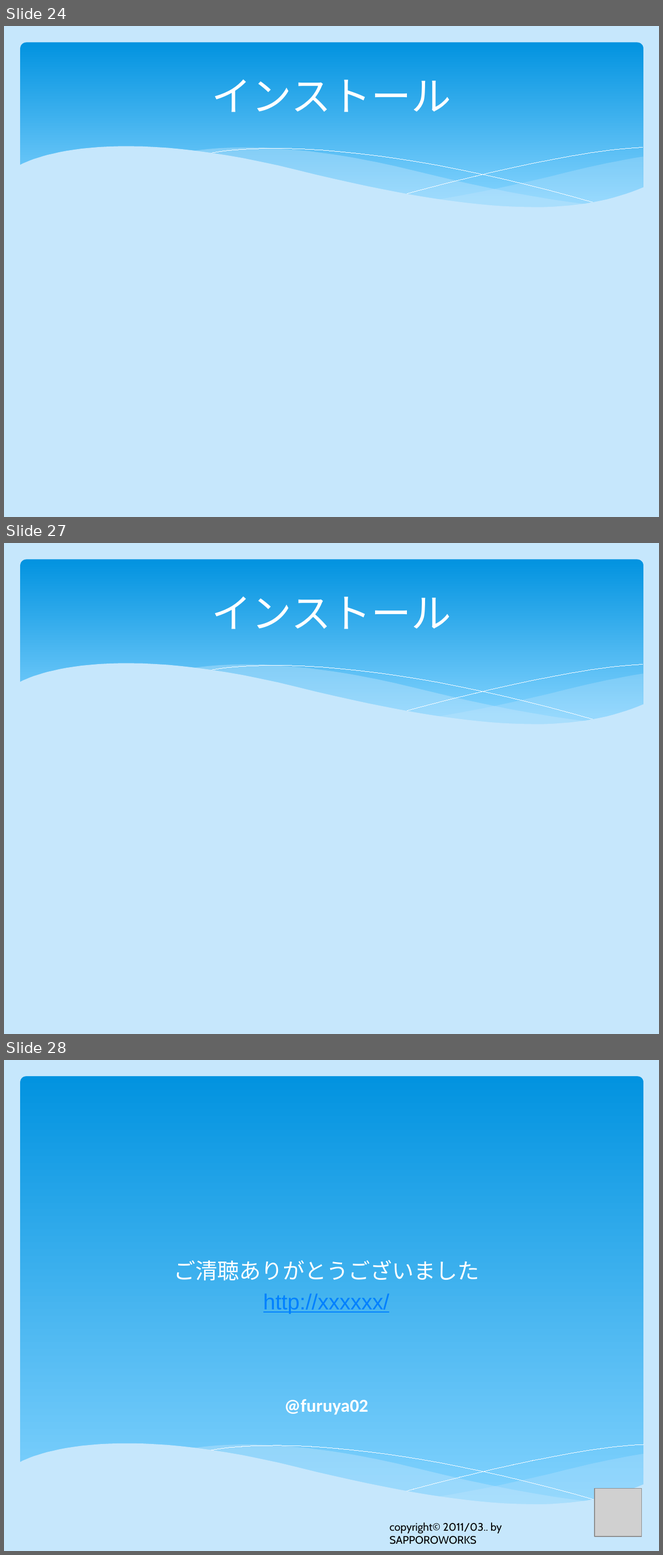
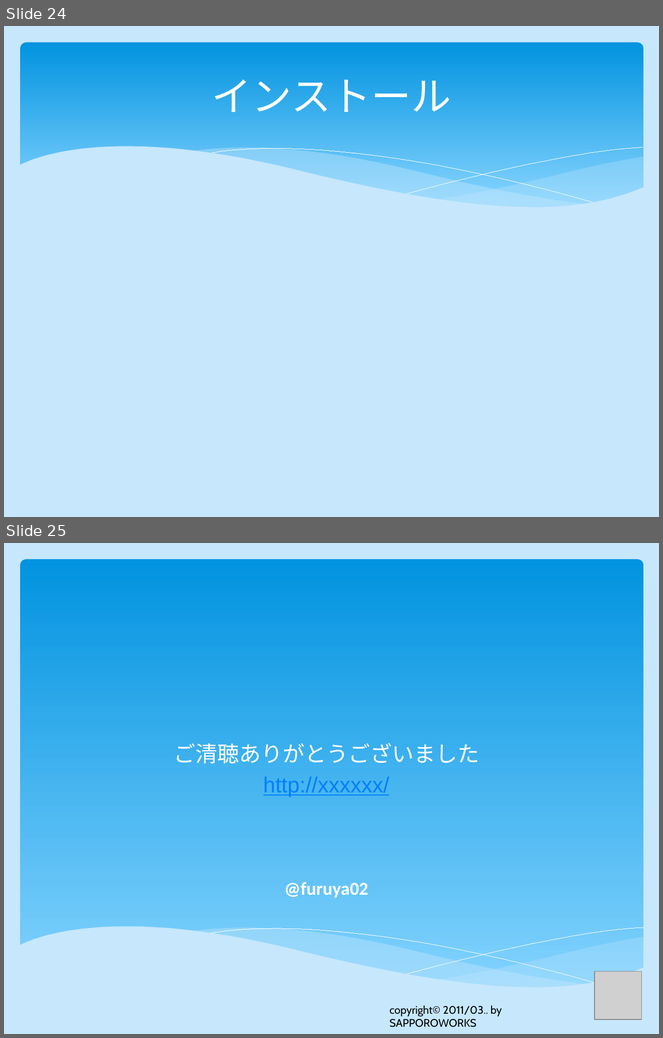
Before and after one commit to spw0022/ldd13, a slide deck: 世界一簡単なgithub入門.pptx. Shown one above the other, each under a label of ours: slides 24, 27 and 28 before the commit, slides 24 and 25 after it; the slides between them are not shown. The pictures are 663x1555 and 663x1038 pixels, drawn with LibreOffice and Linux fonts; fonts in the diff are those of the drawing; grey boxes stand for pictures. Boxes give left, top, right and bottom in pixels: in the first picture for what was removed or moved away, otherwise in the second. Text is boxed around its words. In the diff, an @@ line names an element or a change of style, - is before the commit and + after.

```diff
--- a/世界一簡単なgithub入門.pptx
+++ b/世界一簡単なgithub入門.pptx
@@ slide 27 removed at <box>4,543,659,1034</box>, background #C6E7FC; not listed: 6 template elements that a slide beside it also shows @@
@@ title removed at <box>212,597,451,629</box> @@
-インストール
@@ what was slide 28 is now slide 25 @@
```
Also in this commit, not shown: 2 other slides removed, 7 other files.
